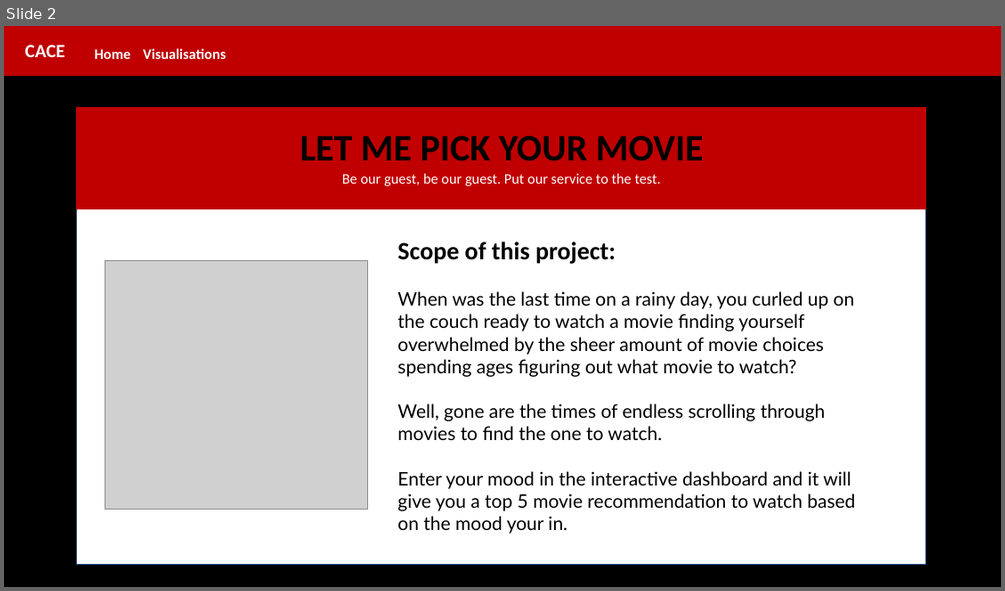
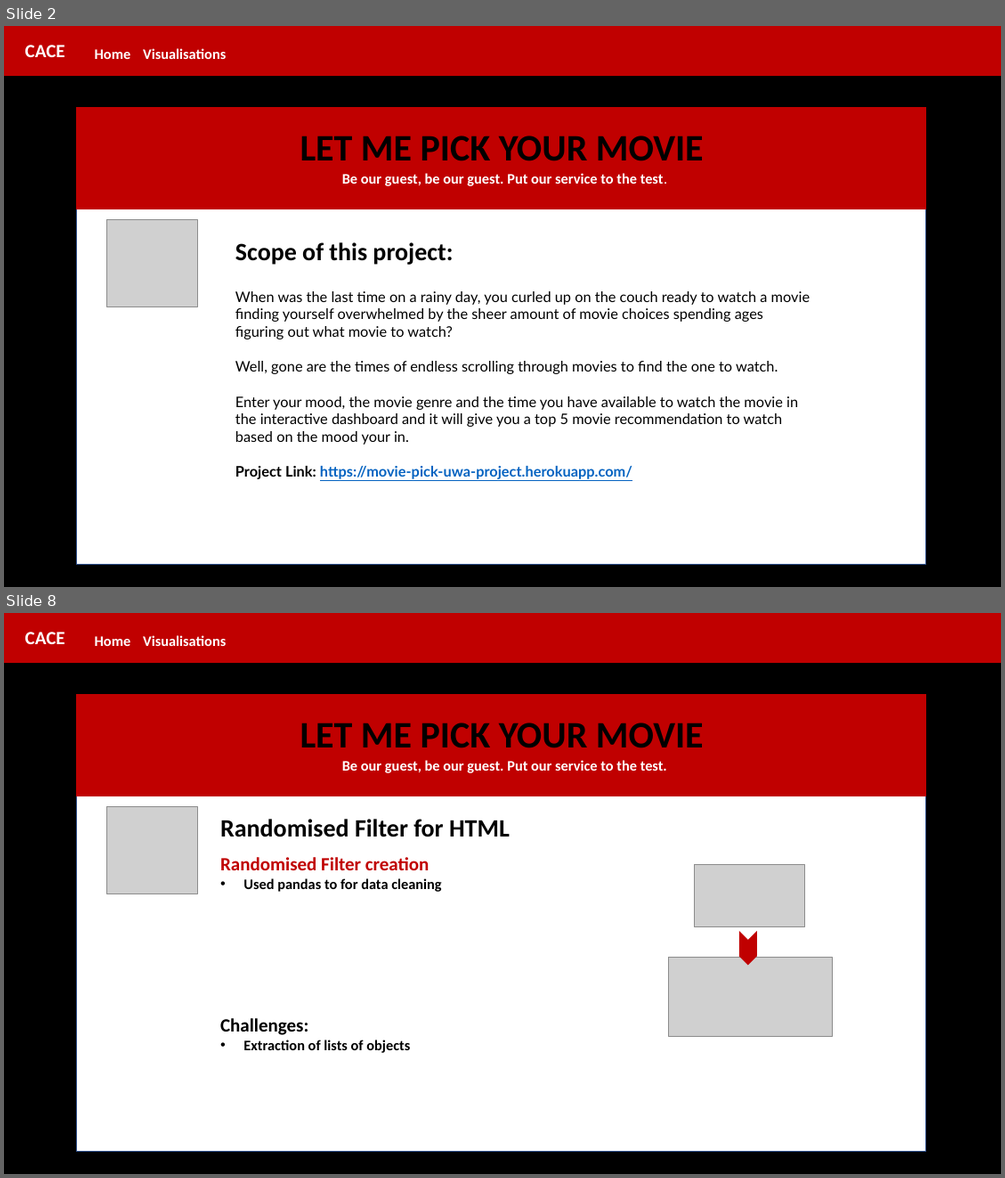
Before and after one commit to CarmenK2/Movie_Pick, a slide deck: Presentation/MoviePick.pptx. Shown one above the other, each under a label of ours: slide 2 before the commit, slides 2 and 8 after it; the slides between them are not shown. The pictures are 1005x591 and 1005x1178 pixels, drawn with LibreOffice and Linux fonts; fonts in the diff are those of the drawing; grey boxes stand for pictures. Boxes give left, top, right and bottom in pixels: in the first picture for what was removed or moved away, otherwise in the second. Text is boxed around its words. In the diff, an @@ line names an element or a change of style, - is before the commit and + after.

```diff
--- a/Presentation/MoviePick.pptx
+++ b/Presentation/MoviePick.pptx
@@ slide 8 added at (4,613,1001,1174), background #FFFFFF @@
@@ rectangle added at (4,613,1001,1174), fill #000000, outline #000000 1 pt @@
@@ rectangle added at (4,613,1001,662), fill #C00000, outline #C00000 1 pt @@
@@ text added at (25,632,65,644), 18 pt, text #FFFFFF, bold @@
+CACE
@@ text added at (95,636,131,646), 14 pt, text #FFFFFF, bold @@
+Home
@@ text added at (143,635,226,646), 14 pt, text #FFFFFF, bold @@
+Visualisations
@@ rectangle added at (77,695,926,1151), fill #FFFFFF, outline #325491 1 pt @@
@@ rectangle added at (77,695,926,796), fill #C00000, outline #C00000 1 pt @@
@@ text added at (300,722,704,748), 36 pt, text #000000, bold @@
+LET ME PICK YOUR MOVIE
@@ text added at (342,760,667,773), 14 pt, text #FFFFFF, bold @@
+Be our guest, be our guest. Put our service to the test.
@@ picture added at (106,807,198,893) @@
@@ text added at (220,819,510,892), 14 pt, text #000000, bold @@
+Randomised Filter for HTML
+Randomised Filter creation
+• Used pandas to for data cleaning
@@ picture added at (695,865,805,926) @@
@@ chevron added at (739,932,756,964), fill #C00000, outline #C00000 1 pt @@
@@ picture added at (669,957,832,1037) @@
@@ text added at (220,1018,410,1053), 14 pt, text #000000, bold @@
+Challenges:
+• Extraction of lists of objects
@@ slide 2 changed as well @@
@@ text "Be our guest, be our ..." at (342,173,667,186): bold on @@
@@ picture: place and size @@
-picture at (105,261,367,509)
+picture at (106,220,198,306)
@@ text "Scope of this project:": place and size @@
-text "Scope of this project:" at (397,241,855,533)
+text "Scope of this project:" at (235,242,810,479)
@@ text at (235,291,810,374): size 18 to 14 pt in "When was the last time on a ...", "Well, gone are the times of endless ..." @@
@@ text at (235,396,798,479): text changed; size 18 to 14 pt @@
-Enter your mood in the interactive dashboard and it will give you a top 5 movie recommendation to watch based on the mood your in.
+Enter your mood, the movie genre and the time you have available to watch the movie in the interactive dashboard and it will give you a top 5 movie recommendation to watch based on the mood your in.
+Project Link: https://movie-pick-uwa-project.herokuapp.com/
```
Also in this commit, not shown: 2 other slides changed, 9 other slides added, 19 other files.
